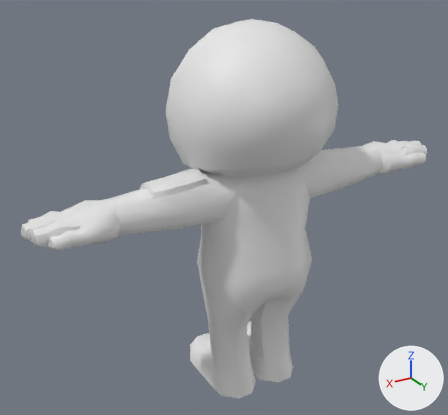
An edit to the FBX model Assets/StarterAssets/ThirdPersonController/Character/Models/Monke.fbx, drawn before and after from the same camera.
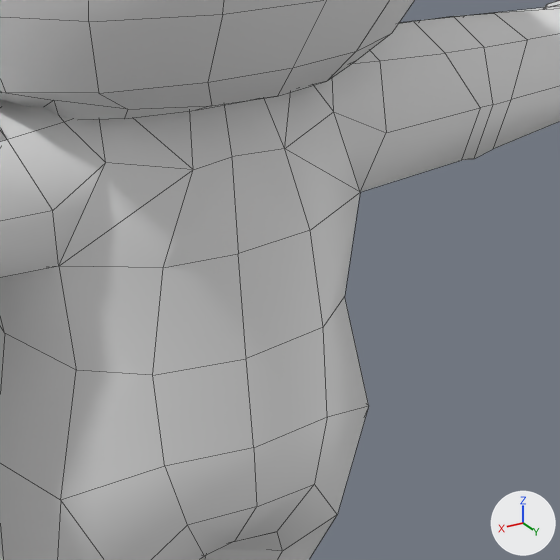
Each version appears first whole from a 50 mm lens placed at (1.351, 2.136, 1.879), pointed at (0.131, 0.102, 0.862), and next in a close-up on the part from 46% to 82% of the width and 35% to 73% of the height. Every picture has the same lights, and +X, +Y and +Z are marked at lower right. The close-ups show mesh edges as thin lines. Where no turn or scale is listed for an object, it has been applied to the vertices.

Names of what the first close-up shows: '1-_body_texture.002', '1-_body_texture.004'.
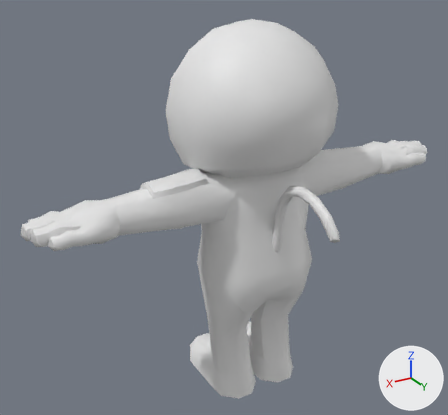
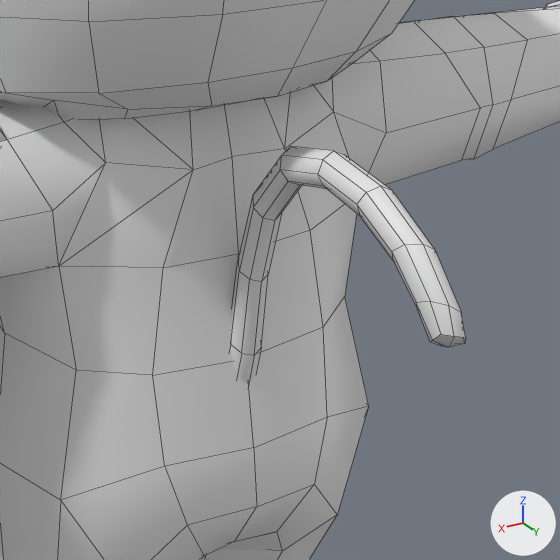
Edits to the bpy script that builds the scene:
```text
Add me_1__body_texture_005:
    me_1__body_texture_005.from_pydata(...)  # 113 vertices, 108 faces; spans x -0.047..0.048, y -0.318..0.297, z -0.319..0.234
    me_1__body_texture_005.materials.append(mat_monke)  # white #e7e7e7
Add ob_1__body_texture_003:
    ob_1__body_texture_003 = bpy.data.objects.new('1-_body_texture.003', me_1__body_texture_005)
    ob_1__body_texture_003.location = (0.0, 0.361, 0.809)
```

Location of each change, (x1, y1, x2, y2) in pixels of the close-ups (560 x 560 px):
'1-_body_texture.003', added: after (230, 146, 466, 385)
